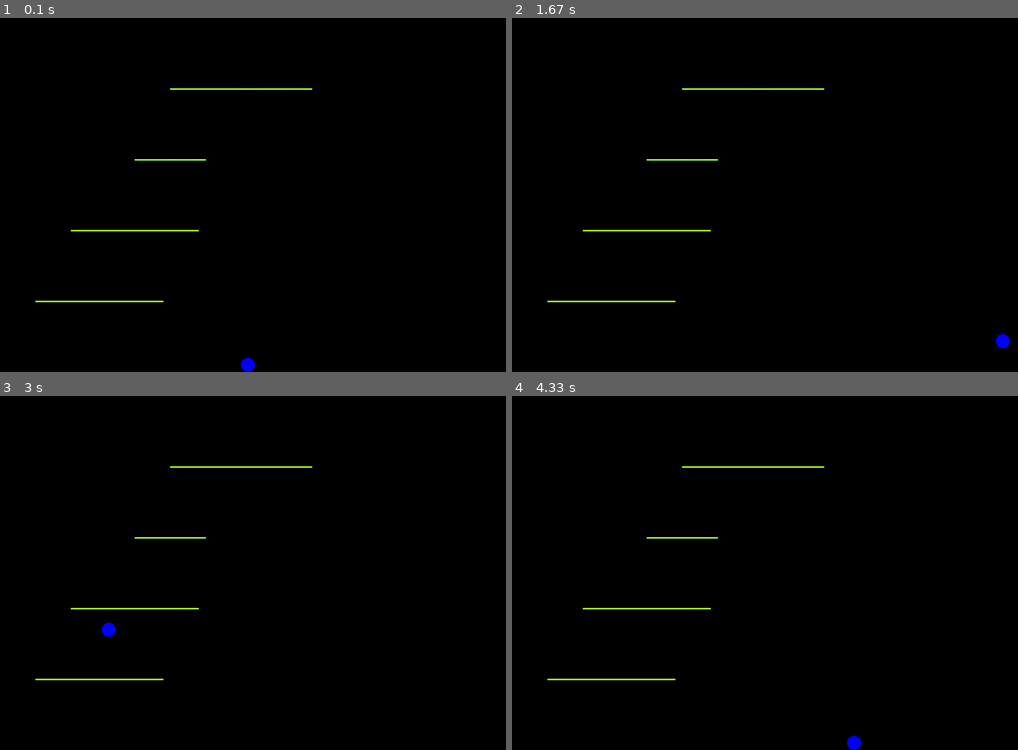
Above: before the commit, frames 1-4 (two rows, left to right).
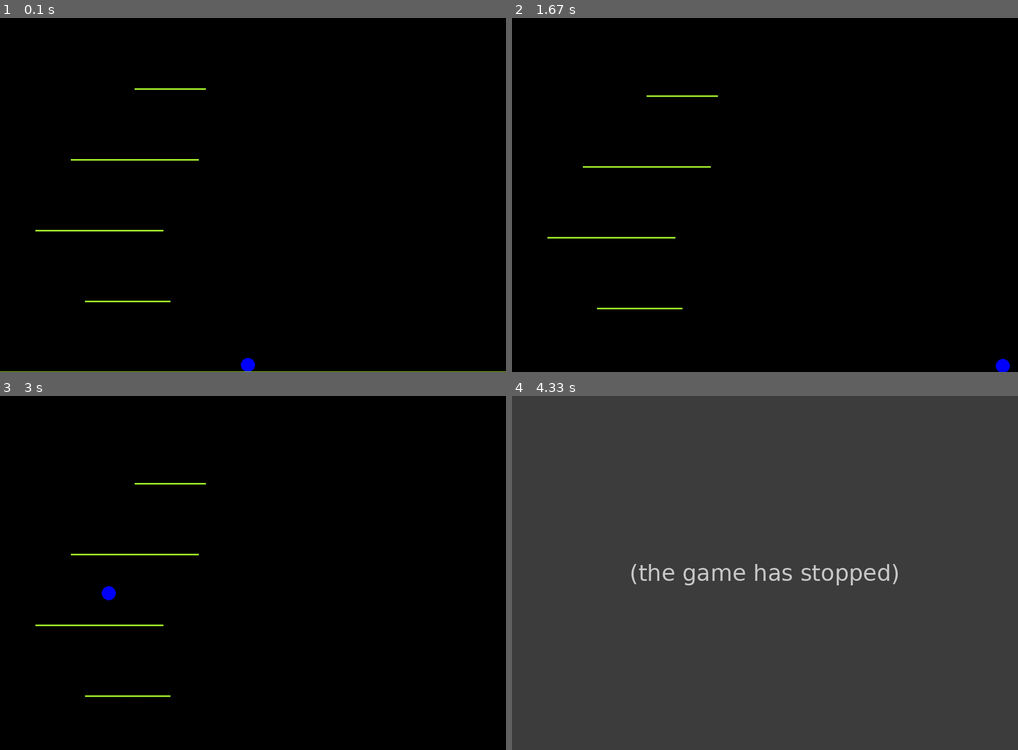
Above: after the commit, the same moments.

Repository: ohadch/pygame-icy-tower
Game: pygame game, started from main.py
The game is run twice, just before and just after one commit, with the same random seed, the same clock (stepped at 60 frames per second) and the same inputs. The source is Python 2; it was converted automatically to run under Python 3.
Inputs:
- Up to frame 1 (0.1 s): no input
- Up to frame 2 (1.67 s): hold Space 0.33-0.8 s; hold Right 0.33-0.8 s; hold Right 0.83-1.3 s; tap Space at 0.9, 1.2, 1.4 s; hold Right from 1.33 s (still down)
- Up to frame 3 (3 s): tap Space at 1.7, 1.9, 2.2, 2.47, 2.77, 2.9 s; release Right at 1.8 s; hold Left 1.83-2.37 s; hold Left 2.4-2.8 s; hold Right from 2.83 s (still down)
- Up to frame 4 (4.33 s): tap Space at 3.2 s; release Right at 3.47 s

The runs differ from the first frame. In frame 1, 0.5% of the frame differs, in the area x 0-100%, y 19-100%; in frame 2, 1.1%; in frame 3, 1.1%; in frame 4, 100%, in the area x 0-100%, y 0-100%.
After the commit the program exited at 3.58 s; later frames show no game.

Commit message:
It is working

Diff:
--- a/main.py
+++ b/main.py
@@ -1,5 +1,6 @@
 import pygame
 import random
+import copy
 from pygame.color import THECOLORS
 
 
@@ -34,7 +35,10 @@
         self.frame_rate_limit = 100
         self.clock = pygame.time.Clock()
 
+        self.is_scrolling = False
         self.done = False
+
+        self.scrolling_rate_mps = 1
 
     def erase_and_update(self):
         self.surface.fill(THECOLORS['black'])
@@ -52,8 +56,12 @@
                 self.done = True
             elif event.type == pygame.KEYDOWN:
                 if event.key == pygame.K_SPACE:
-                    if not self.air_track.player.is_jumping:
-                        self.air_track.player.jump()
+                    self.air_track.player.is_jumping = True
+
+    def scroll(self):
+        self.air_track.player.position. y_m += self.scrolling_rate_mps * self.session.dt_s
+        for step in self.air_track.steps:
+            step.center_m.y_m += self.scrolling_rate_mps* self.session.dt_s
 
     def loop(self):
         while not self.done:
@@ -63,8 +71,27 @@
             self.session.dt_s = float(self.clock.tick(self.frame_rate_limit) * 1e-3)
 
             self.get_user_input()
+
+            if not self.is_scrolling:
+                if float(self.air_track.player.position.y_m) < self.env.height_m / 2:
+                    self.is_scrolling = True
+            if self.is_scrolling:
+                self.scroll()
+
             self.air_track.player.update()
+
+            for step in self.air_track.steps:
+                if float(step.center_m.y_m) > float(self.env.height_m):
+                    del step
+            if len(self.air_track.steps) < self.air_track.steps_num:
+                s = Step(self)
+                s.center_m.y_m = 0
+                self.air_track.steps.append(s)
+
             game_window.air_track.player.draw()
+
+            if self.air_track.player.top_vertex().y_m > self.env.height_m:
+                self.done = True
 
             for step in self.air_track.steps:
                 step.draw()
@@ -102,7 +129,7 @@
 class Environment:
 
     def __init__(self, width_m, height_m, width_px):
-        self.gravity_mps2 = 50
+        self.gravity_mps2 = 150
         self.dimensions_m = self.width_m, self.height_m = width_m, height_m
         self.m_to_px_ratio = width_px / self.width_m
         self.dimensions_px = self.width_px, self.height_px = width_px, self.m_to_px(self.height_m)
@@ -121,12 +148,18 @@
         self.draw_steps()
 
     def draw_steps(self):
+        floor_step = Step(self.window)
+        floor_step.center_m.y_m = self.window.env.height_m
+        floor_step.length_m = 1000
+        self.steps.append(floor_step)
+
         margins_m = self.window.env.height_m / self.steps_num
         y_positions_m = range(margins_m, self.window.env.height_m, margins_m)
         for y_pos_m in y_positions_m:
             s = Step(self.window)
             s.center_m.y_m = y_pos_m
             self.steps.append(s)
+
 
 # ==================
 # Object Classes
@@ -166,10 +199,14 @@
         self.padding_m = 1.0
         self.position = Position(self.window.env.width_m / 2, self.window.env.height_m - self.radius_m)
         self.vector = Vector(0, 0)
-        self.jump_mps = 70
+        self.jump_mps = 100
         self.speed_mps = 70
         self.is_jumping = False
         self.step = None
+        self.previous_vector = Vector(0, 0)
+
+    def top_vertex(self):
+        return Position(self.position.x_m, self.position.y_m - self.radius_m)
 
     def bottom_vertex(self):
         return Position(self.position.x_m, self.position.y_m + self.radius_m)
@@ -200,15 +237,11 @@
             self.position.x_m -= self.speed_mps * self.window.session.dt_s
 
     def jump(self):
-        self.is_jumping = True
         self.vector.y_mps -= self.jump_mps
         self.step = None
 
     def apply_gravity(self):
         self.vector.y_mps += self.window.env.gravity_mps2 * self.window.session.dt_s
-
-    def is_colliding(self):
-        return self.is_penetrating_floor()
 
     def is_on_step(self, step):
         return self.vector.y_mps >= 0 and float(step.left_edge().x_m) < self.position.x_m < float(step.right_edge().x_m) and abs(self.bottom_vertex().y_m - step.center_m.y_m) <= self.padding_m
@@ -217,27 +250,33 @@
         self.step = step
         self.position.y_m = self.step.center_m.y_m - self.radius_m
         self.vector.y_mps = self.step.vector.y_mps
+        self.is_jumping = False
 
     def update(self):
         self.apply_gravity()
 
         if self.is_jumping:
-            self.apply_gravity()
-            if self.is_colliding() and not self.vector.y_mps < 0:
-                self.vector.y_mps = 0
-                self.is_jumping = False
+            if self.previous_vector.y_mps == 0:
+                self.vector.y_mps -= self.jump_mps
+                self.position.y_m -= self.padding_m * 1.5
+            elif self.previous_vector.y_mps > 0:
+                for step in self.window.air_track.steps:
+                    if self.is_on_step(step):
+                        self.stand_on_step(step)
         else:
-            if self.is_penetrating_floor():
-                self.fix_sticky_bottom()
-
-        for step in self.window.air_track.steps:
-            if self.is_on_step(step):
-                self.stand_on_step(step)
+            for step in self.window.air_track.steps:
+                if self.is_on_step(step):
+                    self.stand_on_step(step)
 
         self.position.y_m += self.vector.y_mps * self.window.session.dt_s
+        self.previous_vector = copy.deepcopy(self.vector)
 
     def draw(self):
         pygame.draw.circle(self.window.surface, THECOLORS['blue'], self.position.coordinates_px(self.window.env.m_to_px_ratio), self.window.env.m_to_px(self.radius_m))
+
+    @staticmethod
+    def lose():
+        exit()
 
 
 # ==================
